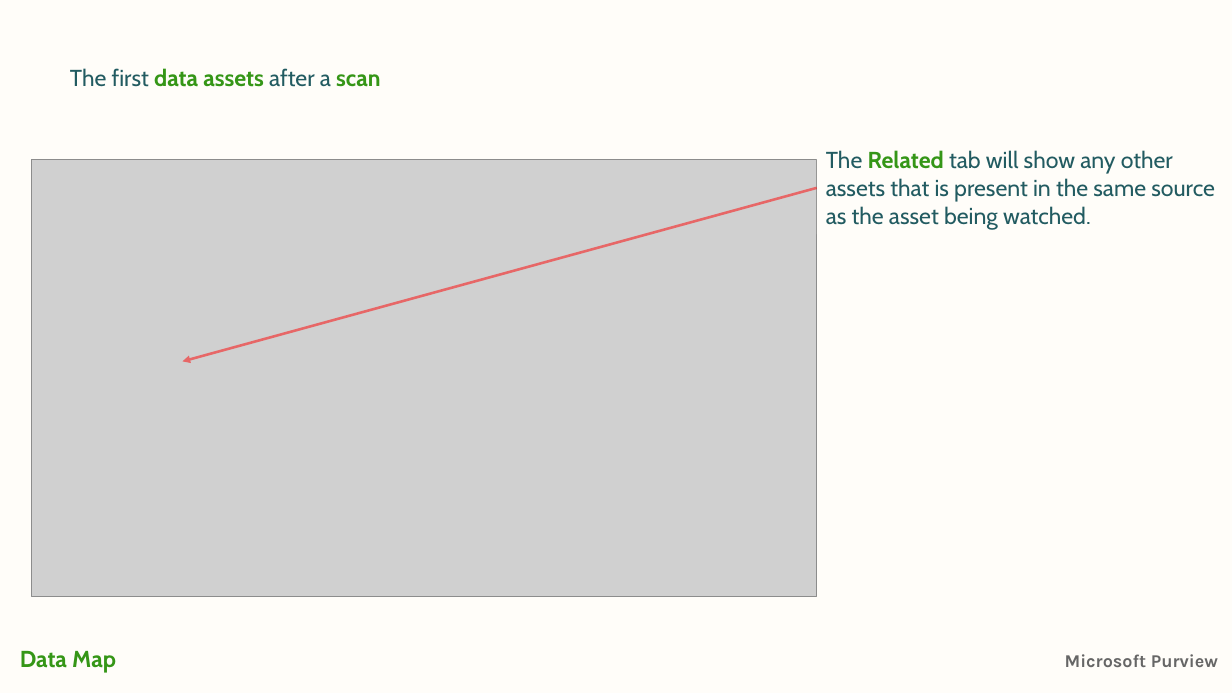
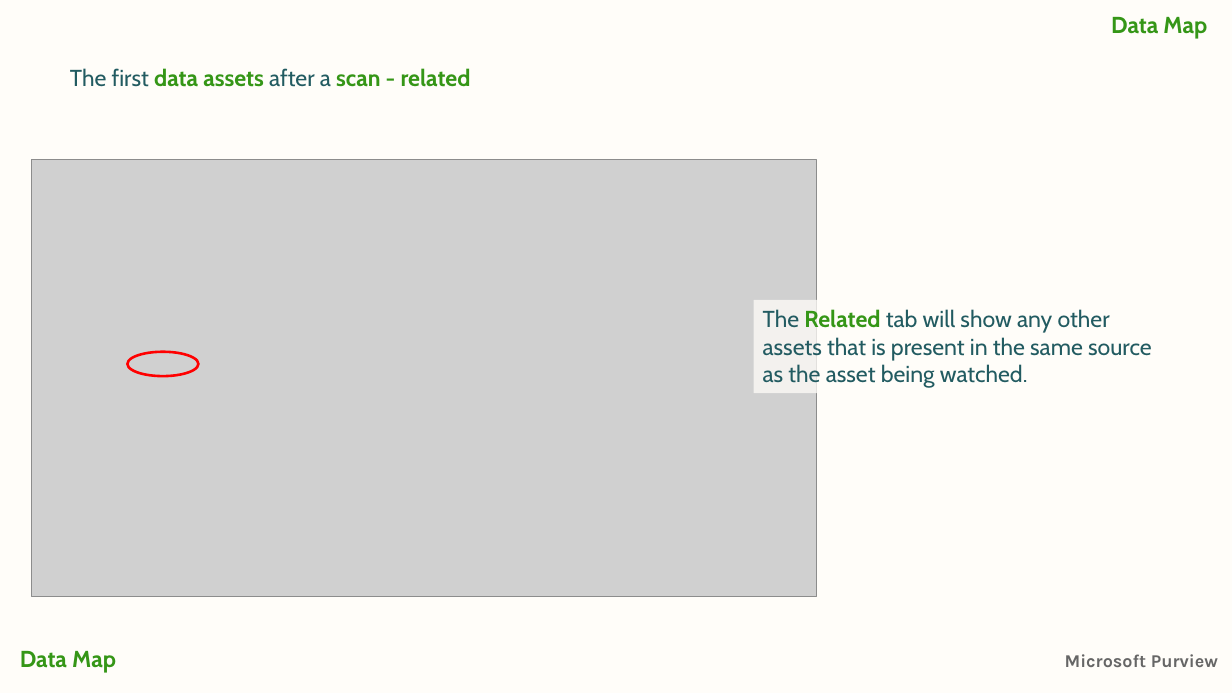
Before and after one commit to jcordtz/microsoft-purview-stuff, a slide deck: slide 17 of Presentations/2-Getting Started/Purview-2-datamap.pptx (slide 16 before the commit). Drawn at 1232x693 pixels with LibreOffice and Linux fonts; fonts in the diff are those of the drawing; grey boxes stand for pictures; background and template pictures are left out. Boxes give left, top, right and bottom in pixels: in the first picture for what was removed or moved away, otherwise in the second. Text is boxed around its words. In the diff, an @@ line names an element or a change of style, - is before the commit and + after.

```diff
--- a/Presentations/2-Getting Started/Purview-2-datamap.pptx
+++ b/Presentations/2-Getting Started/Purview-2-datamap.pptx
@@ text added at <box>1111,17,1207,39</box>, 18 pt, text #359617, bold @@
+Data Map
@@ text at <box>70,68,471,87</box>: text changed; text colour #225B61 to #359617; bold on @@
-The first data assets after a scan
+The first data assets after a scan - related
@@ arrow removed from (817, 188) to (182, 361) @@
@@ text "The Related tab will show ...": place and size @@
-text "The Related tab will show ..." at <box>826,150,1215,230</box>
+text "The Related tab will show ..." at <box>763,309,1152,388</box>
@@ ellipse added at <box>128,352,199,376</box>, outline #FF0000 2 pt @@
```
Also in this commit, not shown: 53 other slides changed, 1 slide added, 7 other files.
